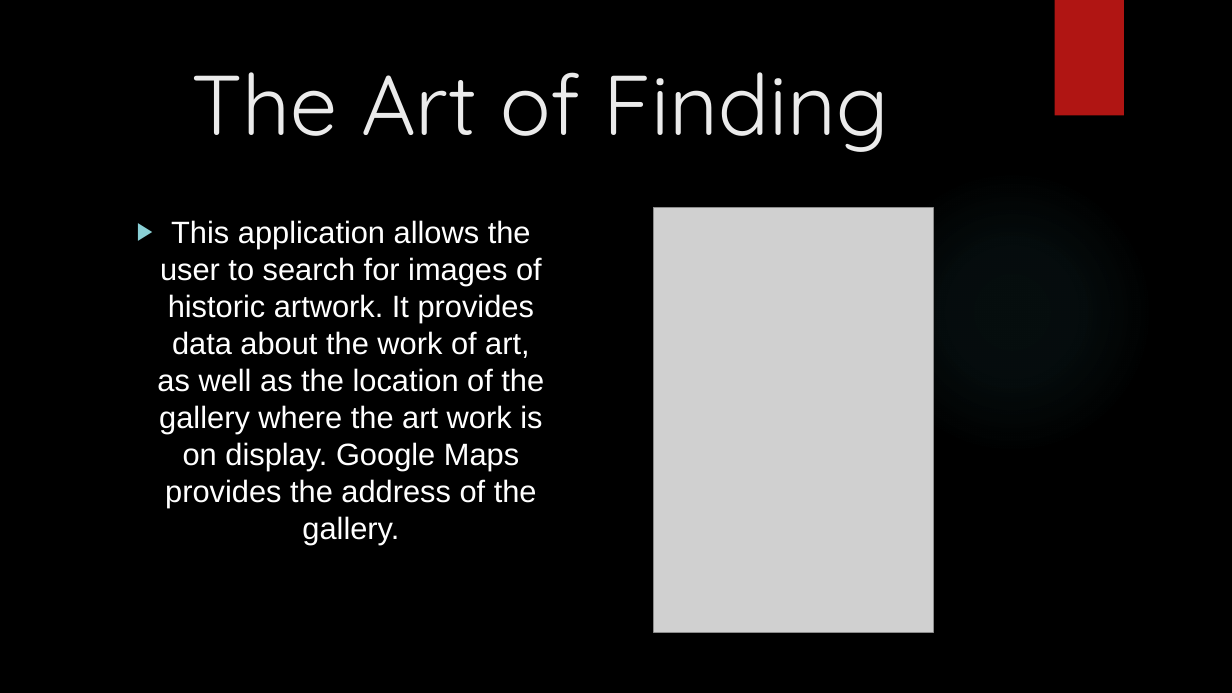
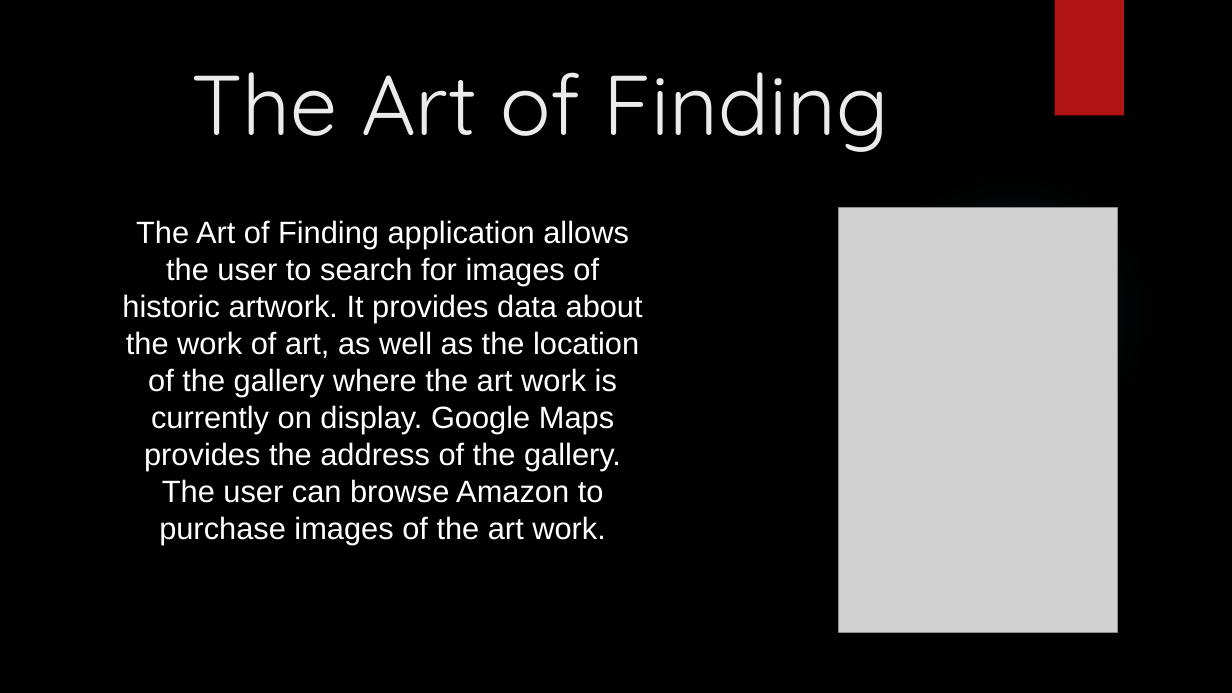
Before and after one commit to grstoltz/The-Art-of-Finding, a slide deck: slide 1 of The Art of Finding.pptx. Drawn at 1232x693 pixels with LibreOffice and Linux fonts; fonts in the diff are those of the drawing; grey boxes stand for pictures; background and template pictures are left out. Boxes give left, top, right and bottom in pixels: in the first picture for what was removed or moved away, otherwise in the second. Text is boxed around its words. In the diff, an @@ line names an element or a change of style, - is before the commit and + after.

Commit message:
Update powerpoint and readme

```diff
--- a/The Art of Finding.pptx
+++ b/The Art of Finding.pptx
@@ picture: place and size @@
-picture at [654, 208, 933, 632]
+picture at [839, 208, 1118, 632]
@@ text at [122, 220, 643, 544]: text changed @@
-▶ This application allows the user to search for images of historic artwork. It provides data about the work of art, as well as the location of the gallery where the art work is on display. Google Maps provides the address of the gallery.
+The Art of Finding application allows the user to search for images of historic artwork. It provides data about the work of art, as well as the location of the gallery where the art work is currently on display. Google Maps provides the address of the gallery. The user can browse Amazon to purchase images of the art work.
```
Also in this commit, not shown: 1 other file.
